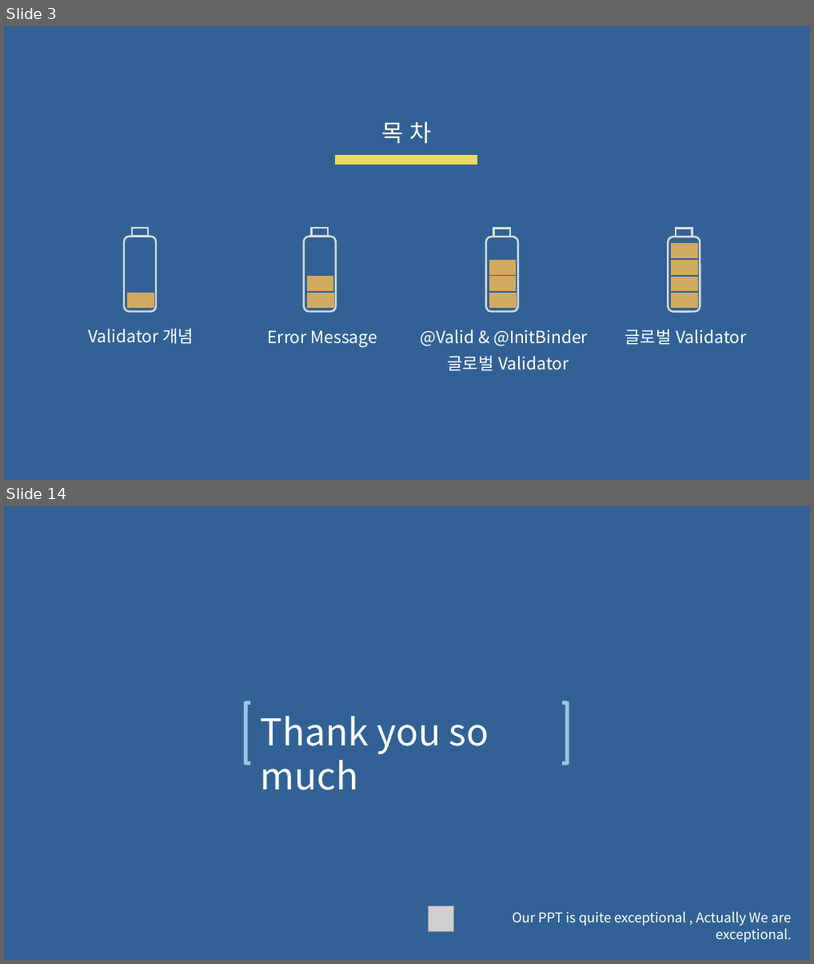
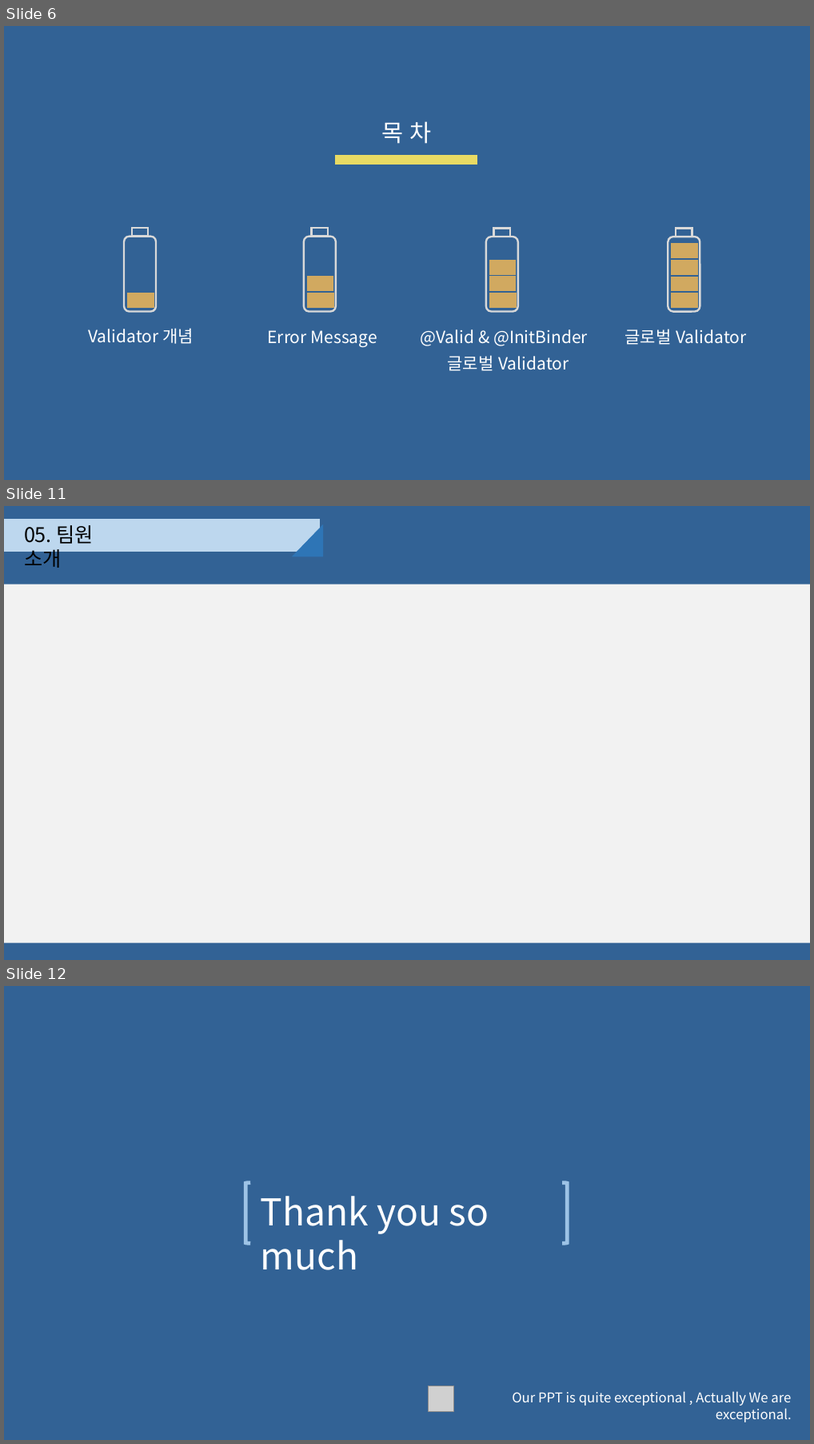
Before and after one commit to djyoon956/OWL_Refactoring, a slide deck: 4조/발표영상 및 PPT/OWL.pptx. Shown one above the other, each under a label of ours: slides 3 and 14 before the commit, slides 6, 11 and 12 after it; the slides between them are not shown. The pictures are 814x964 and 814x1444 pixels, drawn with LibreOffice and Linux fonts; fonts in the diff are those of the drawing; grey boxes stand for pictures. Boxes give left, top, right and bottom in pixels: in the first picture for what was removed or moved away, otherwise in the second. Text is boxed around its words. In the diff, an @@ line names an element or a change of style, - is before the commit and + after.

```diff
--- a/4조/발표영상 및 PPT/OWL.pptx
+++ b/4조/발표영상 및 PPT/OWL.pptx
@@ slide 11 added at (4,506,810,960), background #326295 @@
@@ rectangle added at (4,520,319,552), fill #BDD7EE, outline #BDD7EE 1 pt @@
@@ text added at (24,525,94,568), 24 pt, text #000000 @@
+05. 팀원 소개
@@ right triangle added at (292,524,323,557), fill #2E75B6 @@
@@ rectangle added at (4,584,810,943), fill #F2F2F2 @@
@@ what was slide 3 is now slide 6 @@
@@ what was slide 14 is now slide 12 @@
```
Also in this commit, not shown: 1 slide changed, 7 other slides added, 10 slides removed.
